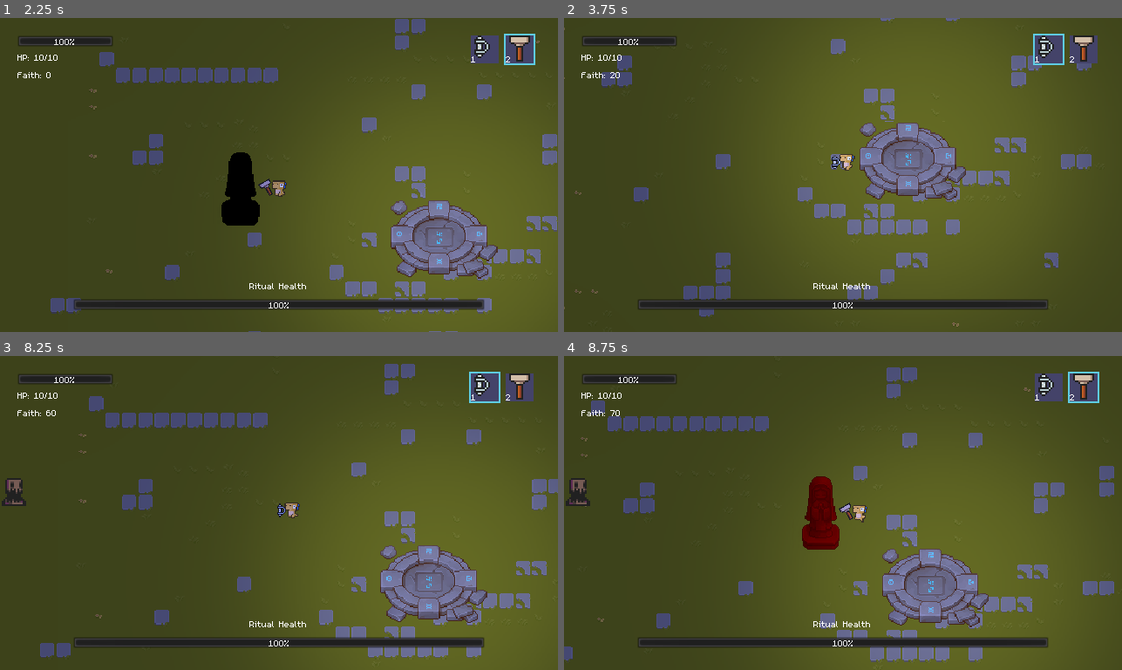
Above: before the commit, frames 1-4 (two rows, left to right).
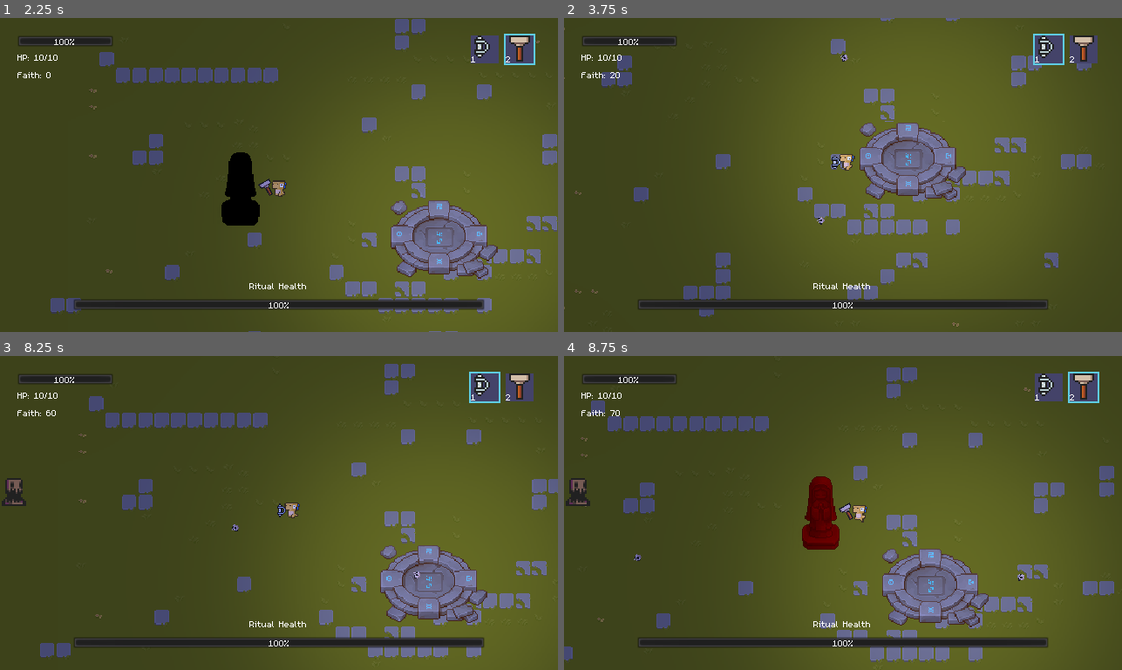
Above: after the commit, the same moments.

Repository: Okayu-Thonk/cut-of-the-tamb
Game: Godot game, scene res://scenes/splash_screen/splash.tscn
Same seed, same stepped clock (60 frames per second), same inputs: the game is played once before the commit and once after it. Sound files missing from this copy of the repository are replaced by a short silence.
Inputs (mouse positions are in pixels of both pictures, inside the frame that each line leads up to):
- Up to frame 1 (2.25 s): move the mouse to (401, 159) at 0.52 s; hold D (right) 0.53-1.25 s; hold 1 (1) 0.53-1.25 s; tap 2 (2) at 0.8, 2.1 s; click "Play" at 1.25 s; tap Enter at 2 s; move the mouse to (167, 190) at 2.02 s; hold S (down) from 2.03 s (still down)
- Up to frame 2 (3.75 s): click (731, 190) at 2.3 s; move the mouse to (898, 105) at 2.77 s; release S (down) at 2.78 s; press the mouse at (898, 105) at 2.78 s; hold D (right) 2.78-3.53 s; tap 1 (1) at 3.05, 3.6 s; move the mouse to (815, 237) at 3.52 s; release the mouse at (815, 237) at 3.53 s; hold W (up) from 3.53 s (still down)
- Up to frame 3 (8.25 s): tap 2 (2) at 3.8, 6.05, 6.6 s; move the mouse to (446, 560) at 4.27 s; release W (up) at 4.28 s; hold 2 (2) 4.28-5.03 s; hold A (left) 4.28-5.78 s; click (446, 560) at 4.55 s; move the mouse to (111, 465) at 5.02 s; click (111, 465) at 5.1 s; tap 1 (1) at 5.3, 7.55, 8.1 s; move the mouse to (306, 513) at 5.77 s; hold S (down) 5.78-6.53 s; hold 1 (1) 5.78-6.53 s; move the mouse to (195, 434) at 6.52 s; hold D (right) 6.53-7.28 s; click (195, 434) at 6.8 s; move the mouse to (401, 497) at 7.27 s; press the mouse at (401, 497) at 7.28 s; hold W (up) 7.28-8.03 s; move the mouse to (167, 528) at 8.02 s; release the mouse at (167, 528) at 8.03 s; hold D (right) from 8.03 s (still down)
- Up to frame 4 (8.75 s): keep holding D (right); tap 2 (2) at 8.3 s

Frame 1 is identical in both runs. In frame 2, less than 0.1% of the frame differs, in the area x 45-51%, y 11-66%; in frame 3, less than 0.1%, in the area x 41-76%, y 53-71%; in frame 4, less than 0.1%.

Commit message:
holdable attack

Diff:
--- a/entities/character/character.gd
+++ b/entities/character/character.gd
@@ -18,6 +18,7 @@
 onready var hammer_outline: TextureRect = get_node("%OutlineH")
 
 var movement_key: Dictionary = {"up": false, "down": false, "left": false, "right": false}
+var is_attack_hold: bool = false
 var velocity: Vector2 = Vector2.ZERO
 var faith: int = 0
 
@@ -36,8 +37,9 @@
 
 func _unhandled_input(event: InputEvent) -> void:
 	_listen_to_weapon_change(event)
-	_listen_to_attack(event)
+	_listen_to_attack_input(event)
 	_listen_to_input_direction(event)
+	_listen_to_attack()
 
 
 ############
@@ -113,17 +115,25 @@
 		hammer_outline.visible = true
 
 
-func _listen_to_attack(event: InputEvent):
-	if event.is_action_pressed("attack"):
+func _listen_to_attack() -> void:
+	if is_attack_hold:
 		if selected_weapon == 2 and faith >= 150:
 			faith -= 150
 			weapon_container.get_node("BuildTower").light_attack(
 				weapon_container.get_node("BuildTower/Sprite").global_position
 			)
 		elif selected_weapon == 2 and faith < 150:
-			Ui.send_notif("Not Enough Faith bosq", global_position)
+			Ui.send_notif("Not Enough Faith", global_position)
 		elif selected_weapon == 1:
 			weapon_container.get_node("Tambourine").light_attack()
+
+
+func _listen_to_attack_input(event: InputEvent):
+	if event.is_action_pressed("attack"):
+		is_attack_hold = true
+	elif event.is_action_released("attack"):
+		is_attack_hold = false
+
 
 
 ##########
--- a/objects/towers/tower.tscn
+++ b/objects/towers/tower.tscn
@@ -30,7 +30,7 @@
 shape = SubResource( 1 )
 
 [node name="AttackInterval" type="Timer" parent="."]
-wait_time = 0.2
+wait_time = 0.5
 autostart = true
 
 [node name="CollisionShape2D" type="CollisionShape2D" parent="."]
--- a/objects/weapons/tambourine/tambourine.tscn
+++ b/objects/weapons/tambourine/tambourine.tscn
@@ -16,4 +16,5 @@
 texture = ExtResource( 1 )
 
 [node name="Cooldown" type="Timer" parent="."]
+wait_time = 0.1
 one_shot = true
